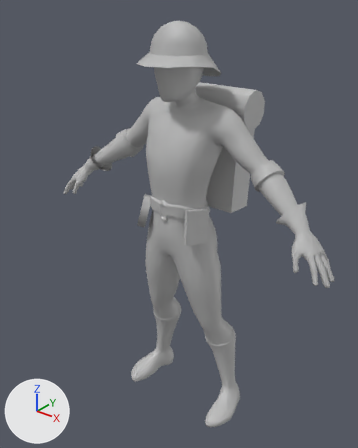
What one commit did to the FBX model Assets/Models/Character/Character@JumpEnd.fbx.
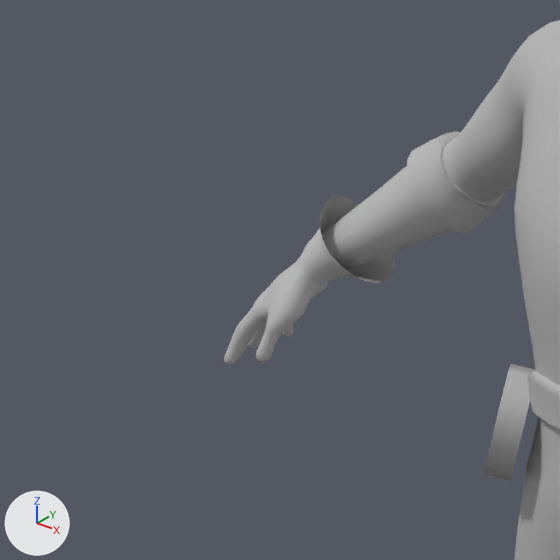
There are two pictures of each version: one whole from a 50 mm camera at (1.212, -1.561, 1.914) aimed at (0.024, -0.076, 0.993), one close up on the part from 0% to 44% of the width and 20% to 56% of the height. Lighting does not change. The marker at lower left points along +X, +Y and +Z. Where no turn or scale is listed for an object, it has been applied to the vertices.

Names of what the first close-up shows: 'Canteen', 'Character', 'Right_Cuff'.
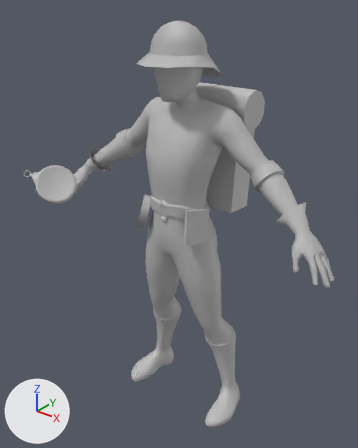
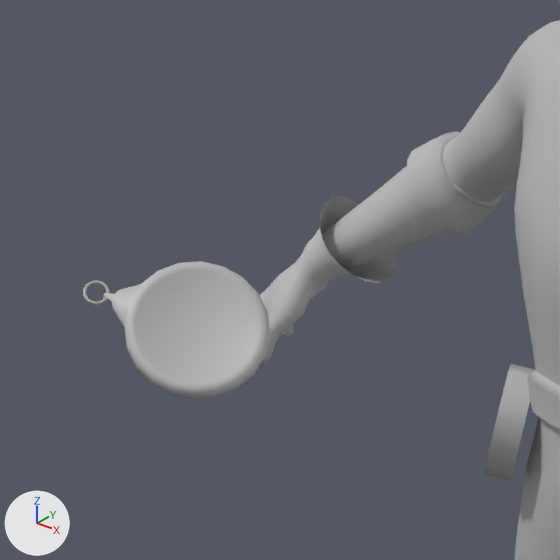
Location of each change, [x1, y1, x2, y2] in pixels of the close-ups (560 x 560 px):
'AstrolabeLP', added
    after: [83, 261, 270, 399]

What changed in the scene script:
```text
Add mat_lambert1:
    mat_lambert1 = principled_material('lambert1')
    mat_lambert1.base_color = (0.5, 0.5, 0.5)  # grey #bcbcbc
Add me_mesh_008:
    me_mesh_008.from_pydata(...)  # 260 vertices, 278 faces; spans x -0.092..0.062, y -0.075..0.07, z -0.061..0.062
    me_mesh_008.materials.append(mat_lambert1)  # grey #bcbcbc
Add ob_astrolabelp:
    ob_astrolabelp = bpy.data.objects.new('AstrolabeLP', me_mesh_008)
    ob_astrolabelp.location = (-0.224, -0.497, 1.24)
```
